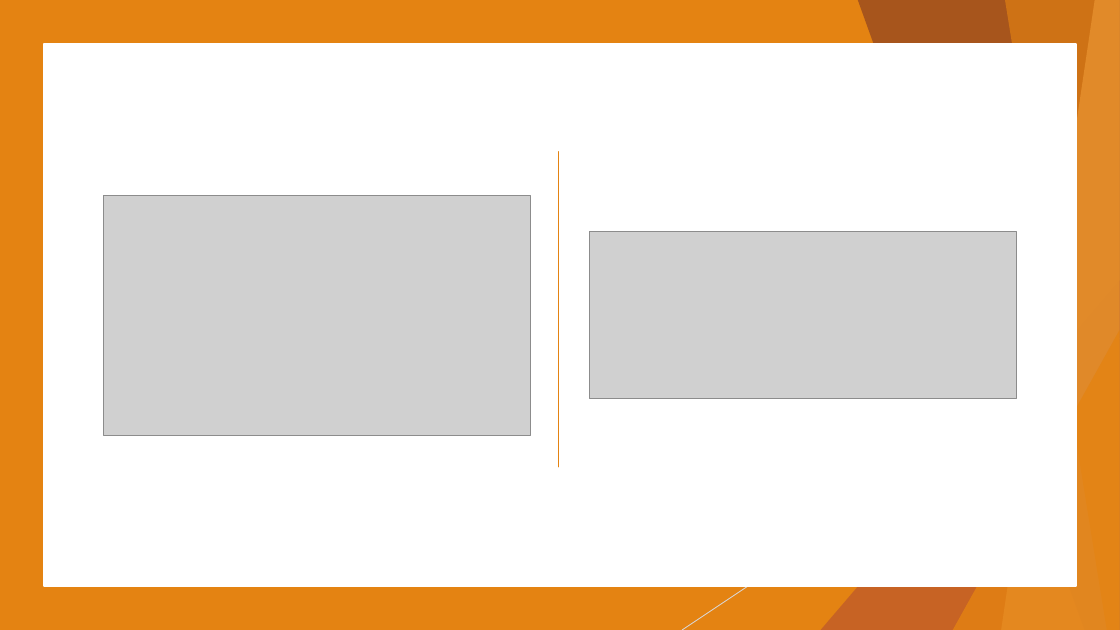
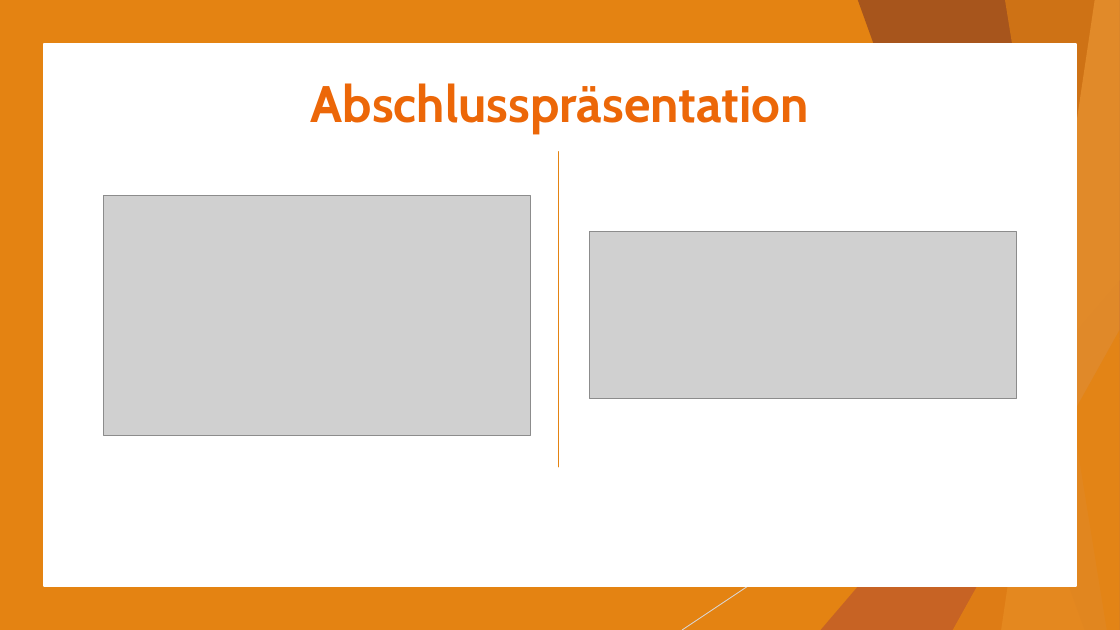
Before and after one commit to fh-erfurt/RentATool, a slide deck: slide 1 of share/presentations/Java 2/RentATool_17.07.2020.pptx. Drawn at 1120x630 pixels with LibreOffice and Linux fonts; fonts in the diff are those of the drawing; grey boxes stand for pictures. Boxes give left, top, right and bottom in pixels: in the first picture for what was removed or moved away, otherwise in the second. Text is boxed around its words. In the diff, an @@ line names an element or a change of style, - is before the commit and + after.

Commit message:
updated presentation

```diff
--- a/share/presentations/Java 2/RentATool_17.07.2020.pptx
+++ b/share/presentations/Java 2/RentATool_17.07.2020.pptx
@@ text added at box(311, 83, 809, 133), 44 pt, text #EC6708, bold @@
+Abschlusspräsentation
```
Also in this commit, not shown: 4 other slides changed, 1 other file.
